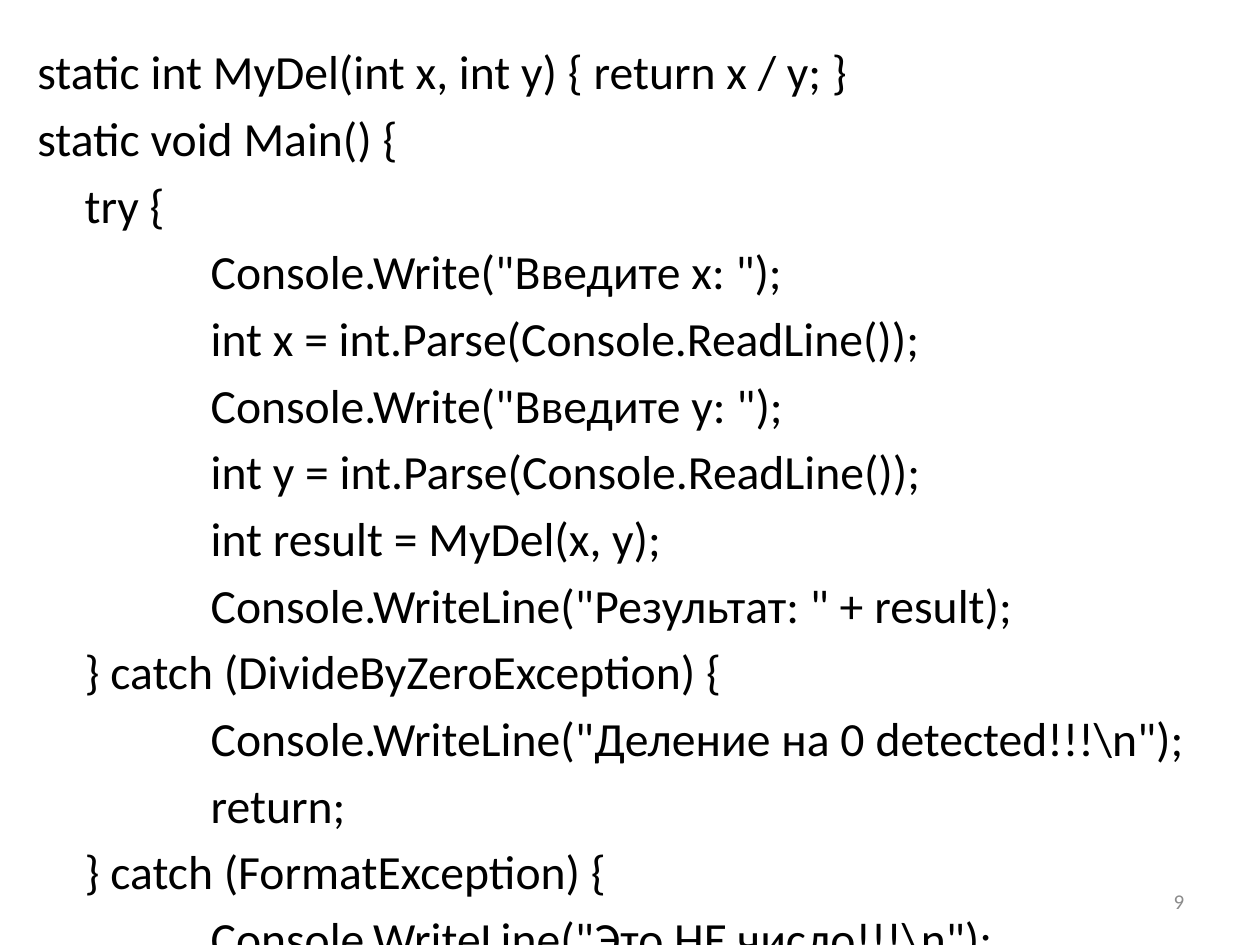
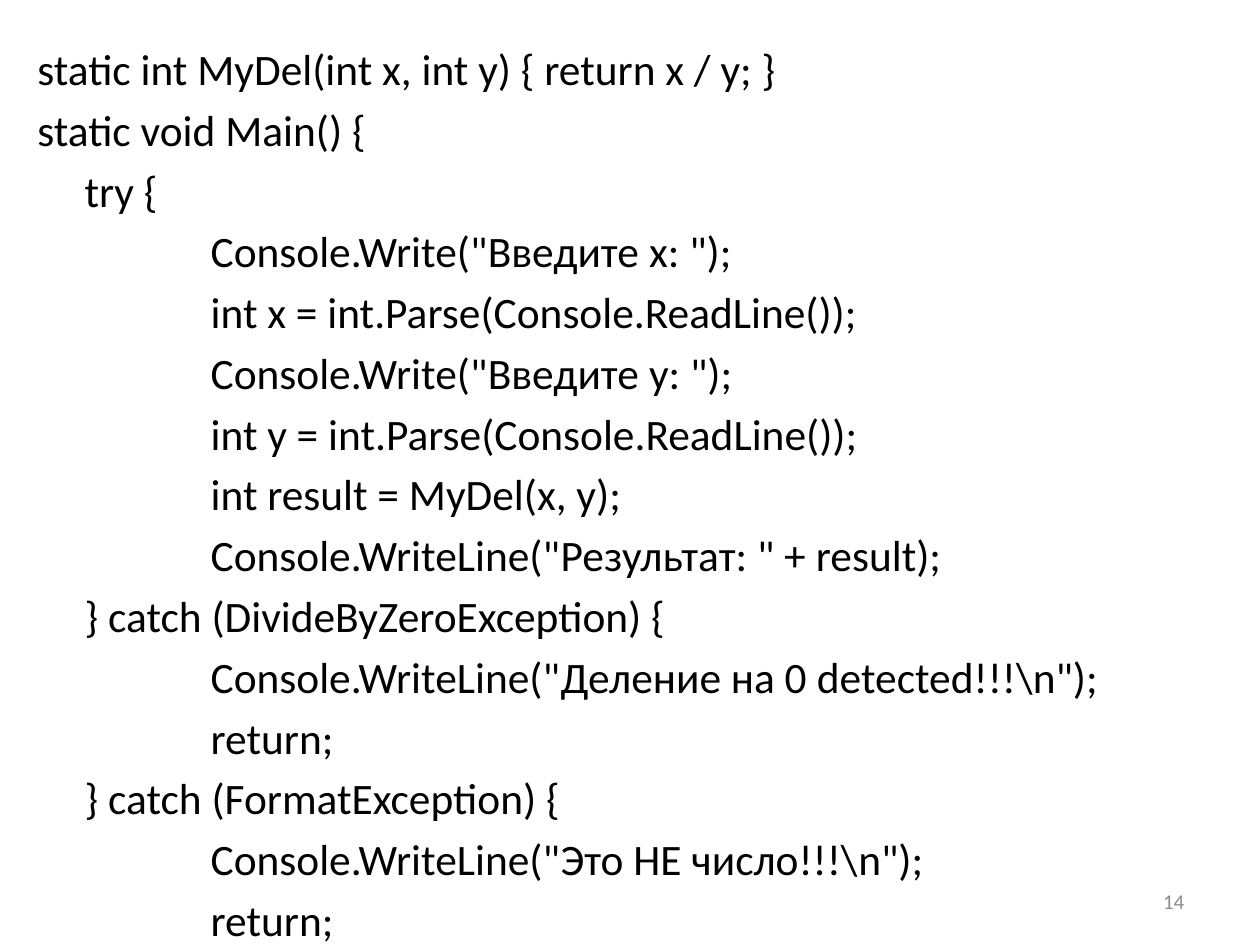
Before and after one commit to blockin90/lec_prog, a slide deck: slide 14 of Лекция 11 - универсальные типы, исключения.pptx (slide 9 before the commit). Drawn at 1260x945 pixels with LibreOffice and Linux fonts; fonts in the diff are those of the drawing. Boxes give left, top, right and bottom in pixels: in the first picture for what was removed or moved away, otherwise in the second. Text is boxed around its words. In the diff, an @@ line names an element or a change of style, - is before the commit and + after.

```diff
--- a/Лекция 11 - универсальные типы, исключения.pptx
+++ b/Лекция 11 - универсальные типы, исключения.pptx
@@ text "static int MyDel(int x, int ..." at [37,53,1098,942]: size 27.2 to 24.8 pt @@
@@ page number at [1163,895,1184,909]: text changed @@
-9
+14
```
Also in this commit, not shown: 1 other slide changed, 5 slides added.
